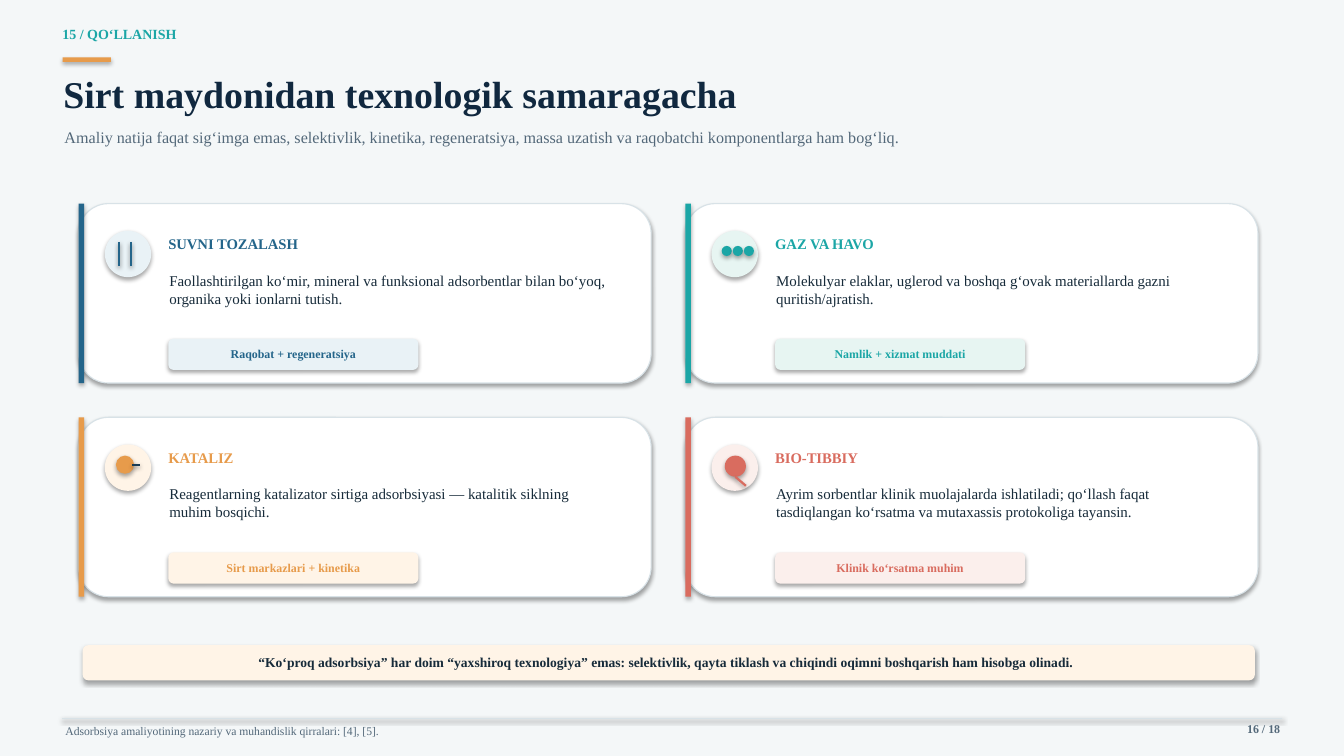
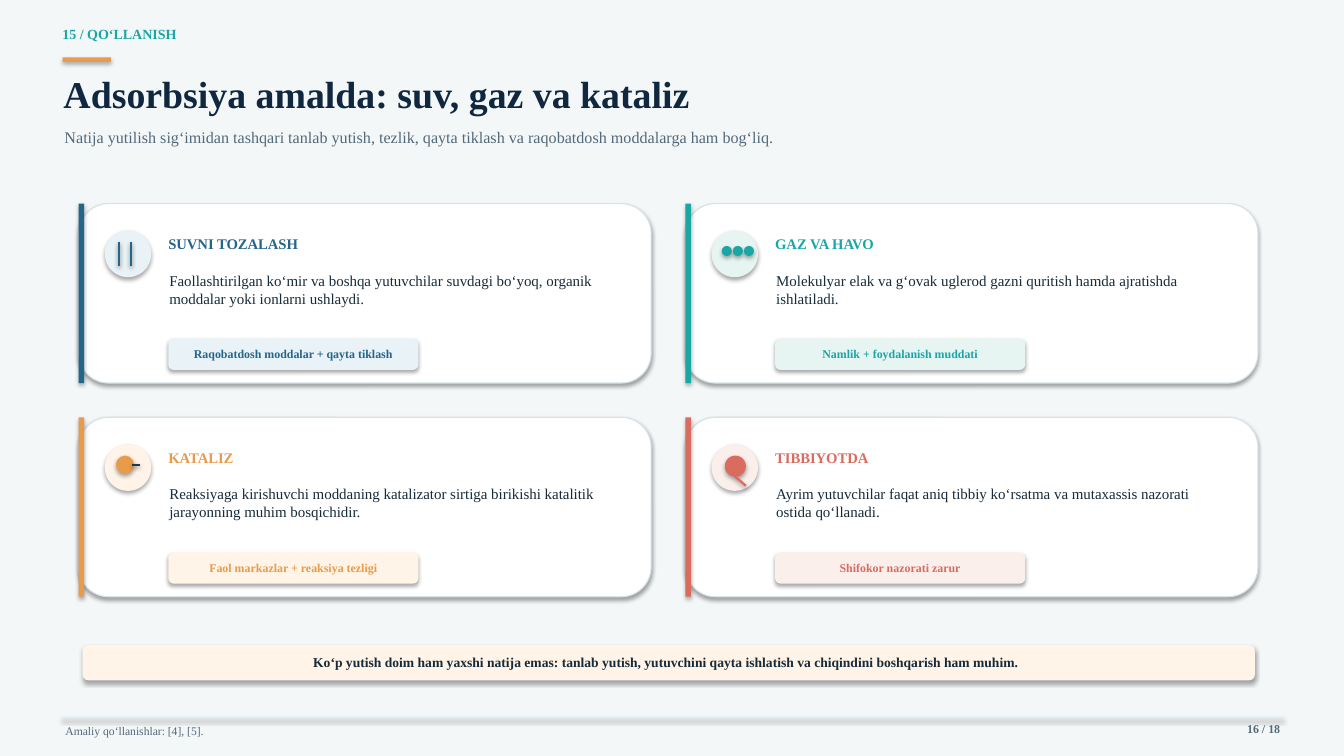
Before and after one commit to jabborovd18-collab/taqdimot-fayllari, a slide deck: slide 16 of sirt_hodisalari_adsorbsiya_ilmi.pptx. Drawn at 1344x756 pixels with LibreOffice and Linux fonts; fonts in the diff are those of the drawing. Boxes give left, top, right and bottom in pixels: in the first picture for what was removed or moved away, otherwise in the second. Text is boxed around its words. In the diff, an @@ line names an element or a change of style, - is before the commit and + after.

Commit message:
Polish Uzbek wording and formula clarity in adsorption deck

```diff
--- a/sirt_hodisalari_adsorbsiya_ilmi.pptx
+++ b/sirt_hodisalari_adsorbsiya_ilmi.pptx
@@ text at [63,81,689,116]: text changed @@
-Sirt maydonidan texnologik samaragacha
+Adsorbsiya amalda: suv, gaz va kataliz
@@ text at [64,132,774,147]: text changed @@
-Amaliy natija faqat sig‘imga emas, selektivlik, kinetika, regeneratsiya, massa uzatish va raqobatchi komponentlarga ham bog‘liq.
+Natija yutilish sig‘imidan tashqari tanlab yutish, tezlik, qayta tiklash va raqobatdosh moddalarga ham bog‘liq.
@@ text at [169,275,591,308]: text changed @@
-Faollashtirilgan ko‘mir, mineral va funksional adsorbentlar bilan bo‘yoq, organika yoki ionlarni tutish.
+Faollashtirilgan ko‘mir va boshqa yutuvchilar suvdagi bo‘yoq, organik moddalar yoki ionlarni ushlaydi.
@@ text at [776,275,1177,304]: text changed @@
-Molekulyar elaklar, uglerod va boshqa g‘ovak materiallarda gazni quritish/ajratish.
+Molekulyar elak va g‘ovak uglerod gazni quritish hamda ajratishda ishlatiladi.
@@ text at [194,349,392,361]: text changed @@
-Raqobat + regeneratsiya
+Raqobatdosh moddalar + qayta tiklash
@@ text at [822,349,978,361]: text changed @@
-Namlik + xizmat muddati
+Namlik + foydalanish muddati
@@ text at [775,453,868,463]: text changed @@
-BIO-TIBBIY
+TIBBIYOTDA
@@ text at [169,488,594,521]: text changed @@
-Reagentlarning katalizator sirtiga adsorbsiyasi — katalitik siklning muhim bosqichi.
+Reaksiyaga kirishuvchi moddaning katalizator sirtiga birikishi katalitik jarayonning muhim bosqichidir.
@@ text at [776,488,1189,521]: text changed @@
-Ayrim sorbentlar klinik muolajalarda ishlatiladi; qo‘llash faqat tasdiqlangan ko‘rsatma va mutaxassis protokoliga tayansin.
+Ayrim yutuvchilar faqat aniq tibbiy ko‘rsatma va mutaxassis nazorati ostida qo‘llanadi.
@@ text at [209,563,377,575]: text changed @@
-Sirt markazlari + kinetika
+Faol markazlar + reaksiya tezligi
@@ text at [840,563,960,572]: text changed @@
-Klinik ko‘rsatma muhim
+Shifokor nazorati zarur
@@ text at [313,657,1018,670]: text changed @@
-“Ko‘proq adsorbsiya” har doim “yaxshiroq texnologiya” emas: selektivlik, qayta tiklash va chiqindi oqimni boshqarish ham hisobga olinadi.
+Ko‘p yutish doim ham yaxshi natija emas: tanlab yutish, yutuvchini qayta ishlatish va chiqindini boshqarish ham muhim.
@@ text at [65,727,203,738]: text changed @@
-Adsorbsiya amaliyotining nazariy va muhandislik qirralari: [4], [5].
+Amaliy qo‘llanishlar: [4], [5].
```
Also in this commit, not shown: 17 other slides changed.
